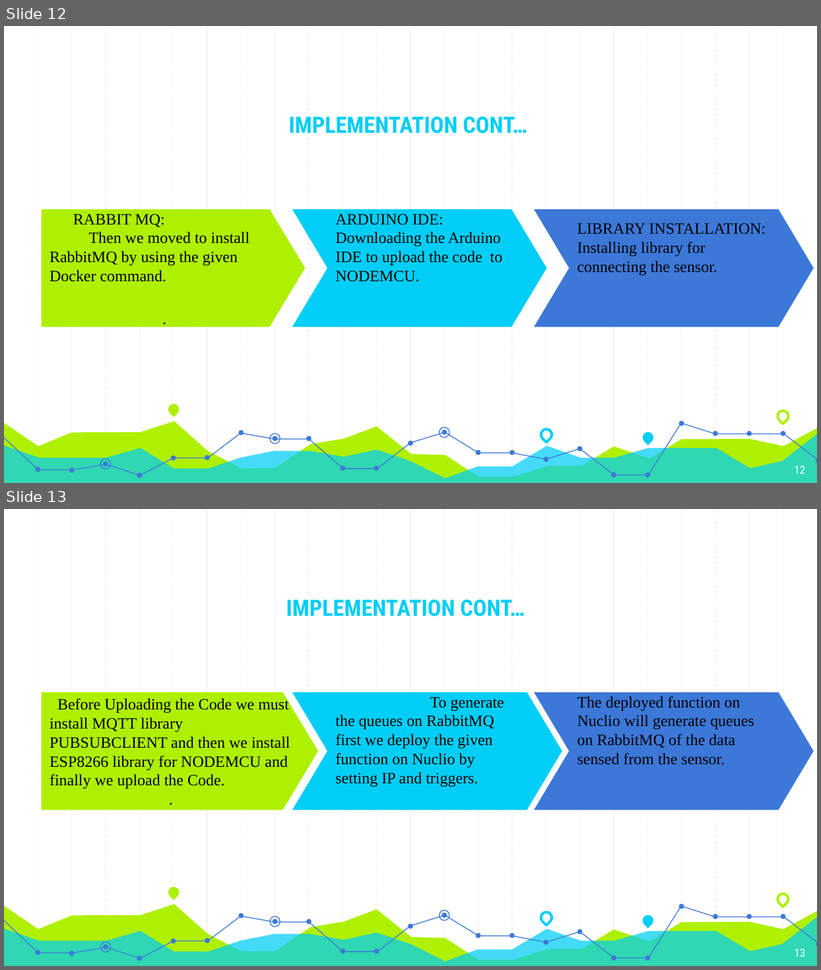
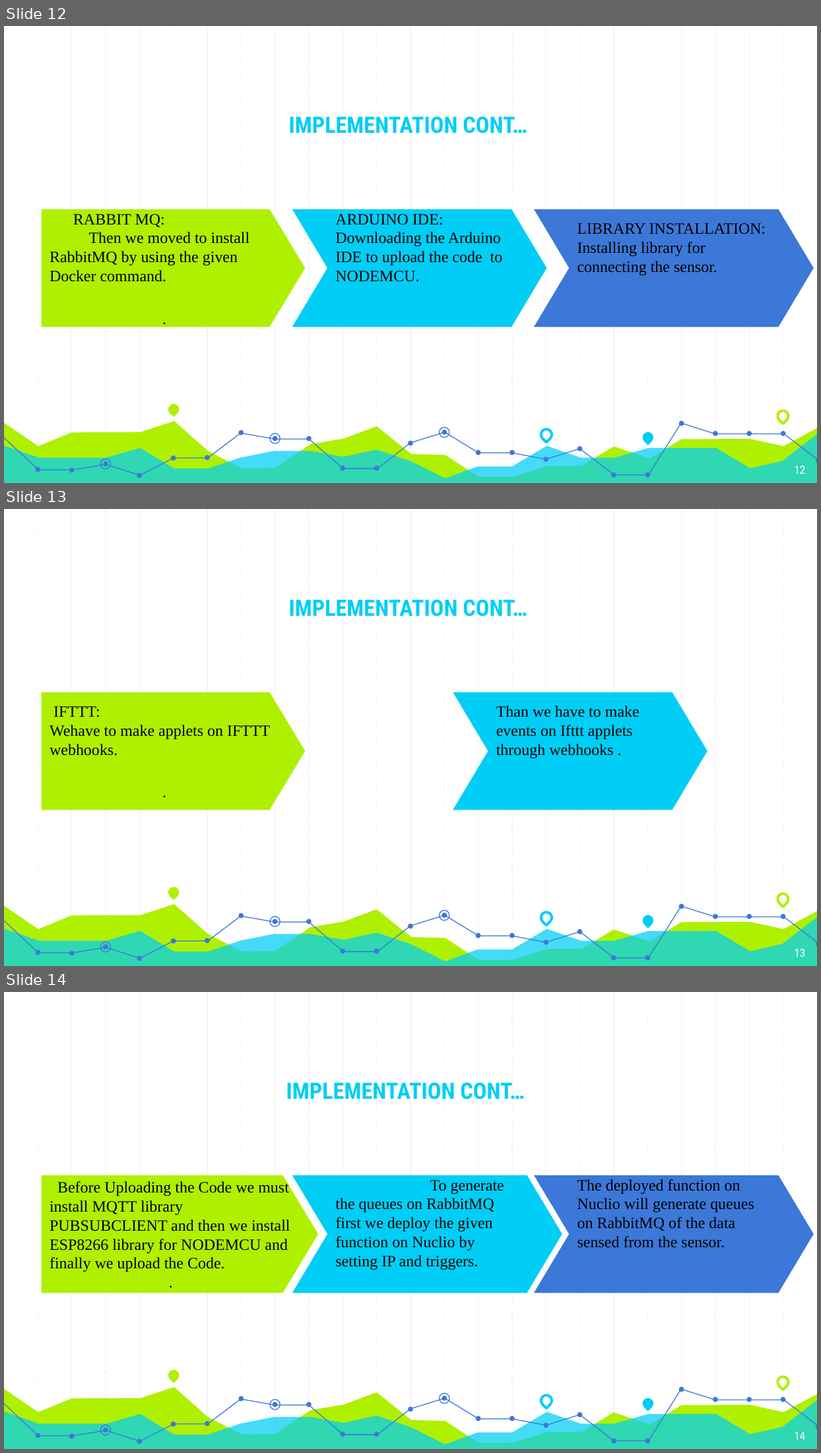
Before and after one commit to WaseemMemon/UVLightSensor, a slide deck: uvlightsensor.pptx. Shown one above the other, each under a label of ours: slides 12 and 13 before the commit, slides 12, 13 and 14 after it. The pictures are 821x970 and 821x1453 pixels, drawn with LibreOffice and Linux fonts; fonts in the diff are those of the drawing. Boxes give left, top, right and bottom in pixels: in the first picture for what was removed or moved away, otherwise in the second. Text is boxed around its words. In the diff, an @@ line names an element or a change of style, - is before the commit and + after.

```diff
--- a/uvlightsensor.pptx
+++ b/uvlightsensor.pptx
@@ slide 13 added at box(4, 509, 817, 966), background #FFFFFF; not listed: 59 template elements that a slide beside it also shows @@
@@ title added at box(289, 599, 527, 617), 20 pt, text #00CEF6, bold @@
+IMPLEMENTATION CONT…
@@ pentagon arrow added at box(42, 692, 305, 810), fill #AFF000, 14 pt, text #000000 @@
+IFTTT: Wehave to make applets on IFTTT webhooks.
+.
@@ chevron added at box(453, 692, 708, 810), fill #00CEF6, 14 pt, text #000000 @@
+Than we have to make events on Ifttt applets through webhooks .
@@ page number added at box(795, 949, 806, 957), 10 pt, text #FFFFFF @@
+13
@@ what was slide 13 is now slide 14 @@
@@ page number at box(795, 1432, 806, 1440): text changed @@
-13
+14
```
Also in this commit, not shown: 1 slide changed.
